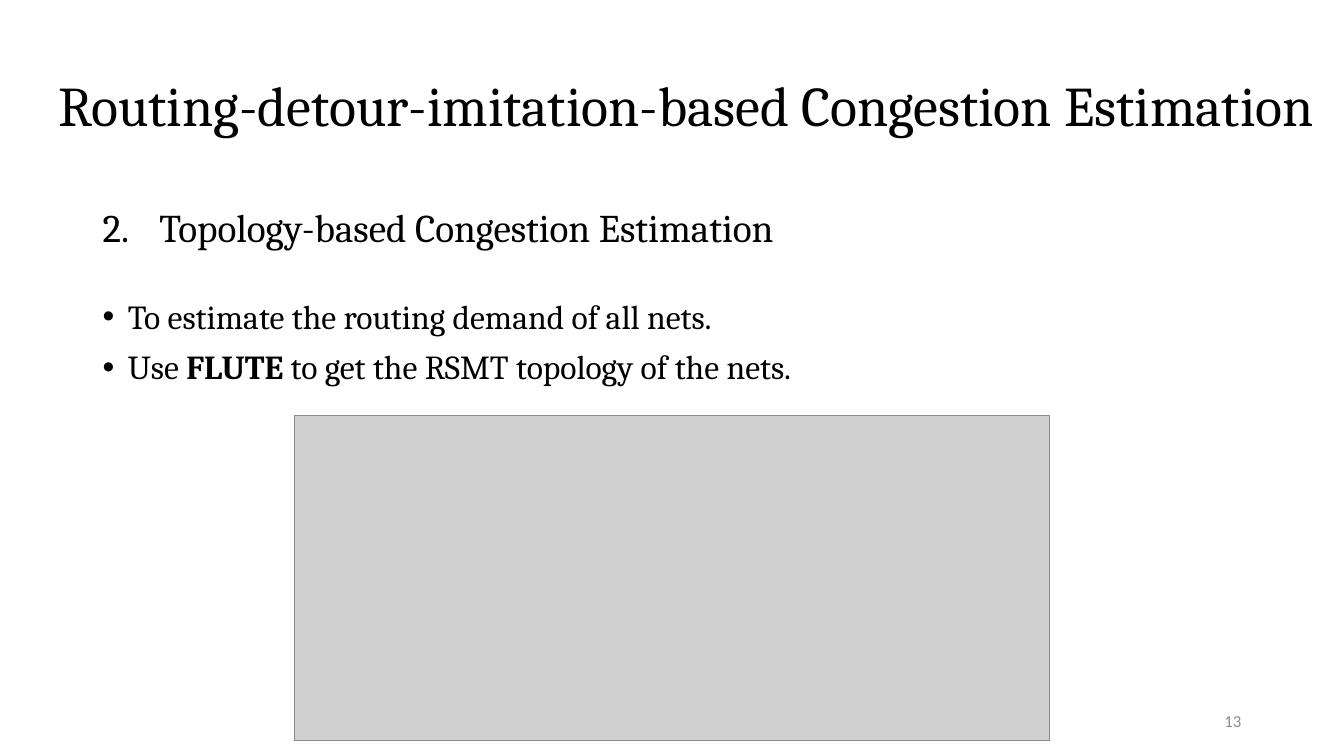
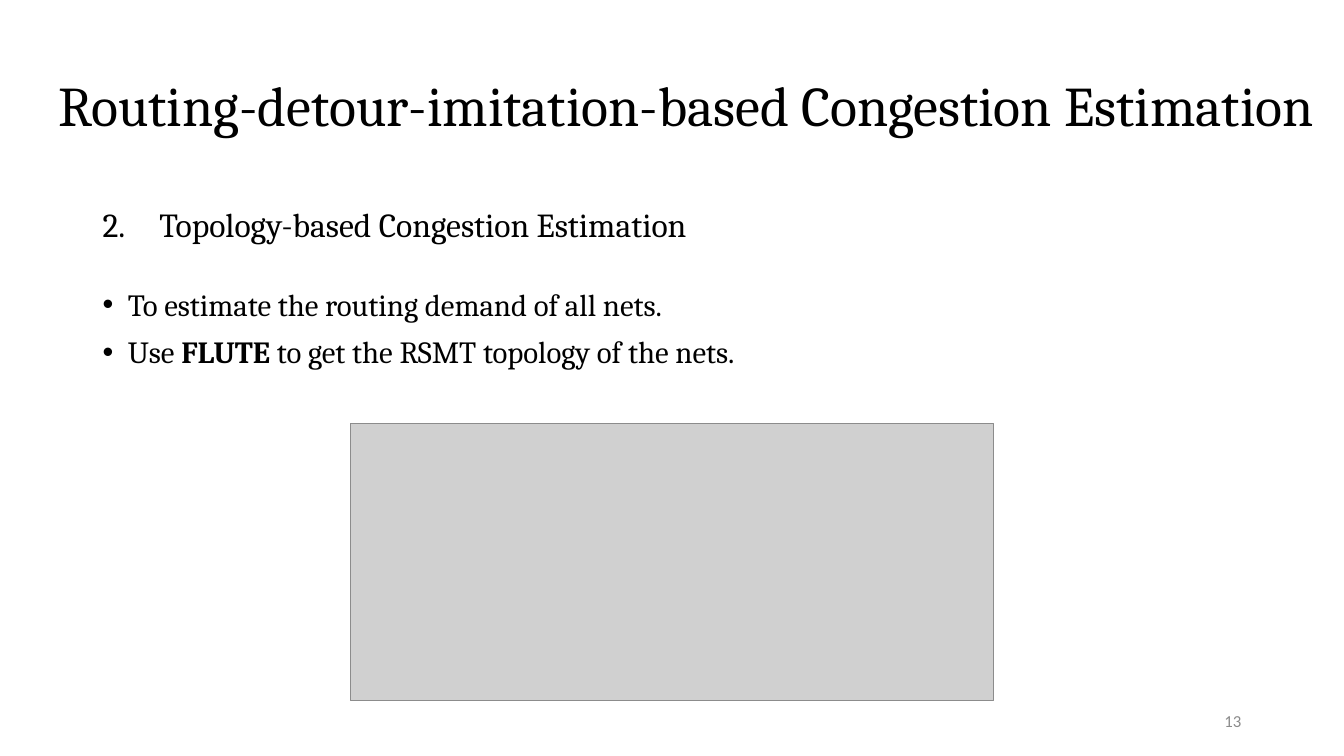
Before and after one commit to Pacific-Feng-Studuies/Studied-Papers, a slide deck: slide 14 of GM/Placement/PUFFER A Routability-Driven Placement Framework via Cell Padding/PUFFER A Routability-Driven Placement Framework via Cell Padding.pptx. Drawn at 1344x756 pixels with LibreOffice and Linux fonts; fonts in the diff are those of the drawing; grey boxes stand for pictures. Boxes give left, top, right and bottom in pixels: in the first picture for what was removed or moved away, otherwise in the second. Text is boxed around its words. In the diff, an @@ line names an element or a change of style, - is before the commit and + after.

```diff
--- a/GM/Placement/PUFFER A Routability-Driven Placement Framework via Cell Padding/PUFFER A Routability-Driven Placement Framework via Cell Padding.pptx
+++ b/GM/Placement/PUFFER A Routability-Driven Placement Framework via Cell Padding/PUFFER A Routability-Driven Placement Framework via Cell Padding.pptx
@@ text "Topology-based Congestion Estimation" at (x1=128, y1=213, x2=734, y2=370): size 28 to 24 pt in "Topology-based Congestion Estimation"; size 24 to 22 pt in "To estimate the routing demand of all ...", "Use FLUTE to get the RSMT topology ..." @@
@@ picture resized from (x1=294, y1=415, x2=1050, y2=741) to (x1=350, y1=423, x2=994, y2=701) @@
```
Also in this commit, not shown: 13 other slides changed, 4 slides added, 1 other file.
